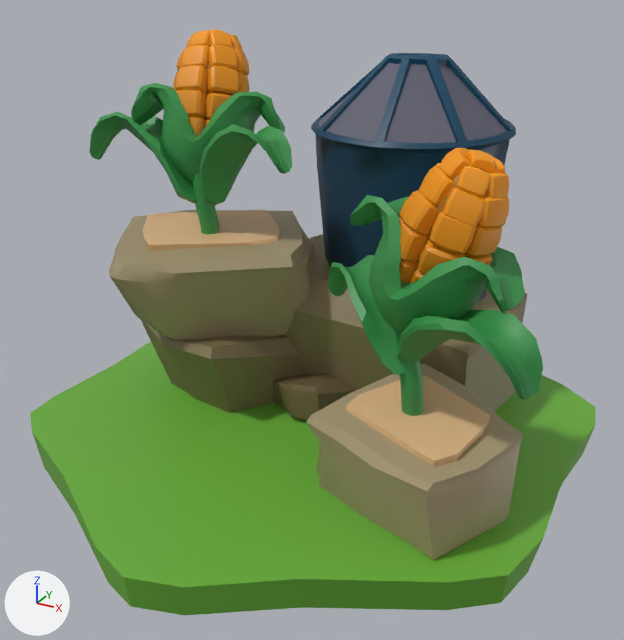
An edit to the FBX model Assets/Art/Models/Hillside Region/Hillside_GrainFarm.fbx, drawn before and after from the same camera.
Both versions are drawn from a 50 mm lens placed at (0.67, -1.208, 0.793), pointed at (0.026, -0.035, 0.207). The axes (+X, +Y, +Z) are drawn at lower left. The lights are the same throughout. Where no turn or scale is listed for an object, it has been applied to the vertices.

In view in the first picture: 'Hillside_GrainFarm'.
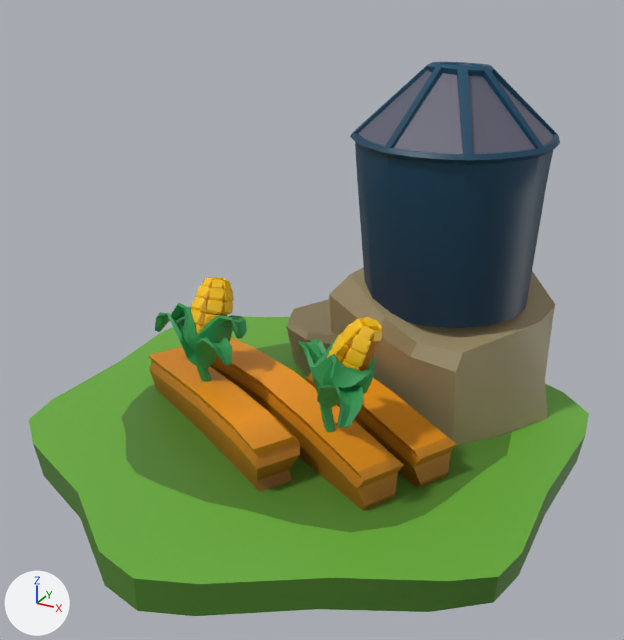
Boxes [x1, y1, x2, y2] around the edits, measured in the pictures (624 x 640 px; the box of a moved part takes in the faces that stretch with it):
'Hillside_GrainFarm', reshaped, moved: before [30, 29, 595, 615]; after [29, 62, 589, 616]
part 1 of me_cube_009, moved or reshaped: before [311, 53, 516, 304]; after [350, 62, 560, 328]
part 2 of me_cube_009, rebuilt: before [30, 341, 595, 615]; after [29, 316, 589, 616]
part 3 of me_cube_009, deleted: before [89, 29, 543, 560]
part 4 of me_cube_009, built on: before [109, 210, 405, 375]; after [148, 267, 555, 510]

Edits to the bpy script that builds the scene:
```text
Change me_cube_009:
    used by ob_hillside_grainfarm; location = (0.011, -0.003, 0.009)
    remove me_cube_009.from_pydata(...)  # 4385 vertices, 4251 faces; spans x -0.456..0.463, y -0.515..0.509, z -0.063..0.646
    add me_cube_009.from_pydata(...)  # 1819 vertices, 2230 faces; spans x -0.461..0.459, y -0.503..0.514, z -0.063..0.611
    me_cube_009 part 1: the loose piece of 283 vertices spanning x -0.086..0.266, y 0.012..0.365, z 0.2..0.614 is turned -22.6 degrees about the z axis through its middle, then moved by (0.082, 0.012, -0.003)
    me_cube_009 part 2: the loose piece of 83 vertices spanning x -0.456..0.463, y -0.515..0.509, z -0.063..0.007 is rebuilt with 80 vertices and now spans x -0.461..0.459, y -0.503..0.514, z -0.063..0.0
    me_cube_009 part 3: 57 loose pieces with 3836 vertices, spanning x -0.423..0.45, y -0.307..0.33, z -0.049..0.646, are deleted
    me_cube_009 part 4: 183 vertices removed from x -0.397..0.257, y -0.217..0.222, z 0.127..0.357; 1456 vertices added at x -0.316..0.386, y -0.261..0.385, z -0.016..0.278
Change ob_hillside_grainfarm:
    ob_hillside_grainfarm.location: (0.011, -0.003, 0.009) -> (0.0, 0.0, 0.0)
```
